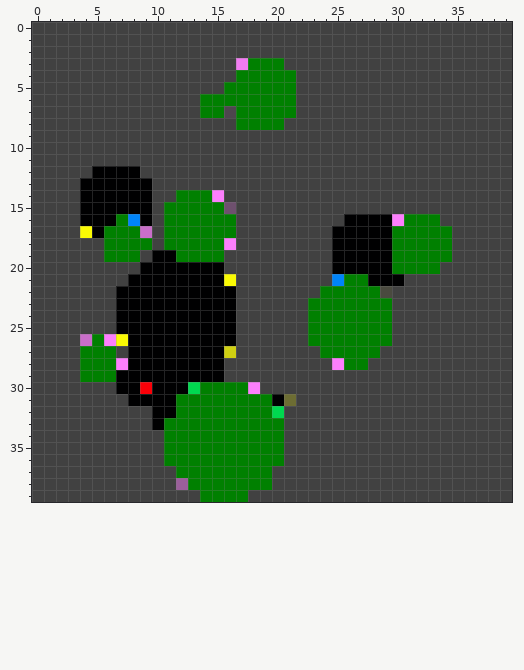
Two states of a pixel-art sprite, results/real-img.png. Above is the file before it was changed.
The file is 40x40 pixels. Colours within 5 levels of each other are drawn and written as one.
New version:
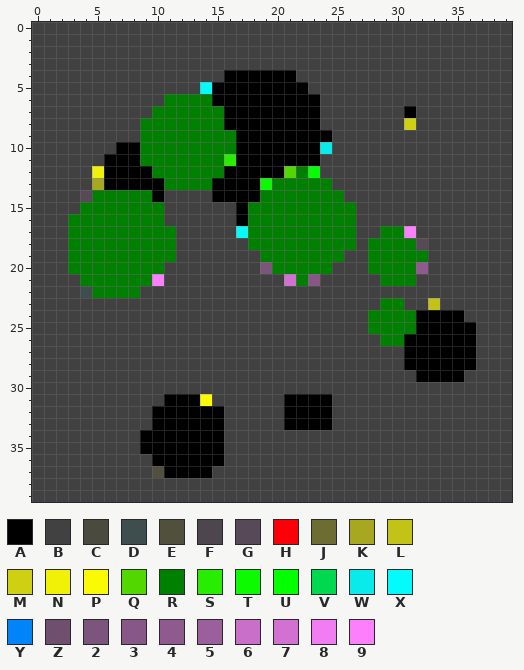
Palette (. is transparent): A #000001  B #414141  C #4a4a3f  D #3e4d4d  E #50503d  F #4e464e  G #574957  H #fa0008  J #6d6d33  K #a8a820  L #c2c217  M #d0d012  N #f1f107  P #fafa04  Q #53d700  R #008000  S #28ed00  T #0cfb00  U #04ff00  V #00d94f  W #09ebeb  X #03fbfb  Y #0084f9  Z #6e506e  2 #7b557b  3 #875887  4 #8f5b8f  5 #9b5f9b  6 #c96ec9  7 #d271d2  8 #f27cf2  9 #fc7ffc
The exact change:
y 3: x 17..20 8RRR -> BBBB
y 4: x 16..21 BRRRRR -> AAAAAA
y 5: x 14..22 BBRRRRRRB -> XAAAAAAAA
y 6: x 11..13 BBB -> RRR; x 15..23 RRRRRRRBB -> AAAAAAAAA
y 7: x 10..13 BBBB -> RRRR; x 16..23 FRRRRRBB -> AAAAAAAA; x 31 B -> A
y 8: x 9..23 BBBBBBBBRRRRBBB -> RRRRRRRAAAAAAAA; x 31 B -> M
y 9: x 9..24 BBBBBBBBBBBBBBBB -> RRRRRRRRAAAAAAAA
y 10: x 7..24 BBBBBBBBBBBBBBBBBB -> AARRRRRRRRAAAAAAAW
y 11: x 6..23 BBBBBBBBBBBBBBBBBB -> AAARRRRRRRSAAAAAAA
y 12: x 5 A -> N; x 9..23 BBBBBBBBBBBBBBB -> ARRRRRRAAAAAQRU
y 13: x 4..5 AA -> BK; x 10..24 BBBBBBBBBBBBBBB -> ARRRRAAAATRRRRR
y 14: x 4..10 AAAAAAB -> GRRRRRA; x 12..25 RRR9BBBBBBBBBB -> BBBAAAARRRRRRR
y 15: x 4..26 AAAAAABRRRRRZBBBBBBBBBB -> RRRRRRRBBBBBBARRRRRRRRR
y 16: x 3..6 BAAA -> RRRR; x 8..33 YABRRRRRRBBBBBBBBBAAAA9RRR -> RRRBBBBBBARRRRRRRRRBBBBBBB
y 17: x 3..5 BPA -> RRR; x 9..10 6B -> RR; x 12..29 RRRRRBBBBBBBBAAAAA -> BBBBBXRRRRRRRRRBBR; x 31..34 RRRR -> 9BBB
y 18: x 3..5 BBB -> RRR; x 10 B -> R; x 12..16 RRRR9 -> BBBBB; x 18..29 BBBBBBBAAAAA -> RRRRRRRRRBRR; x 32..34 RRR -> GBB
y 19: x 3..5 BBB -> RRR; x 9..15 BAARRRR -> RRRBBBB; x 19..29 BBBBBBAAAAA -> RRRRRRRBBRR; x 33..34 RR -> BB
y 20: x 3..15 BBBBBBAAAAAAA -> RRRRRRRRBBBBB; x 19..29 BBBBBBAAAAA -> 2RRRRRBBBRR; x 32..33 RR -> 4B
y 21: x 4..16 BBBBAAAAAAAAP -> RRRRRR9BBBBBB; x 21..23 BBB -> 7R3; x 25..31 YRRAAAB -> BBBBRRR
y 22: x 4..16 BBBAAAAAAAAAA -> DRRRRBBBBBBBB; x 24..29 RRRRRC -> BBBBBB
y 23: x 7..16 AAAAAAAAAA -> BBBBBBBBBB; x 23..28 RRRRRR -> BBBBBB; x 30 B -> R; x 33 B -> L
y 24: x 7..16 AAAAAAAAAA -> BBBBBBBBBB; x 23..27 RRRRR -> BBBBB; x 30..35 BBBBBB -> RRAAAA
y 25: x 7..16 AAAAAAAAAA -> BBBBBBBBBB; x 23..27 RRRRR -> BBBBB; x 30..36 BBBBBBB -> RRAAAAA
y 26: x 4..16 6R9PAAAAAAAAA -> BBBBBBBBBBBBB; x 23..28 RRRRRR -> BBBBBB; x 30..36 BBBBBBB -> RAAAAAA
y 27: x 4..6 RRR -> BBB; x 8..16 AAAAAAAAM -> BBBBBBBBB; x 24..28 RRRRR -> BBBBB; x 31..36 BBBBBB -> AAAAAA
y 28: x 4..15 RRR9AAAAAAAA -> BBBBBBBBBBBB; x 25..27 9RR -> BBB; x 31..36 BBBBBB -> AAAAAA
y 29: x 4..15 RRRAAAAAAAAA -> BBBBBBBBBBBB; x 32..35 BBBB -> AAAA
y 30: x 7..18 AAHAAAVRRRR9 -> BBBBBBBBBBBB
y 31: x 8..10 AAA -> BBB; x 12..24 RRRRRRRRAJBBB -> AAPBBBBBBAAAA
y 32: x 12..24 RRRRRRRRVBBBB -> AAAABBBBBAAAA
y 33: x 11..24 RRRRRRRRRRBBBB -> AAAAABBBBBAAAA
y 34..35: x 9..20 BBRRRRRRRRRR -> AAAAAAABBBBB
y 36: x 10..20 BRRRRRRRRRR -> AAAAAABBBBB
y 37: x 10..19 BBRRRRRRRR -> EAAAABBBBB
y 38: x 12..19 5RRRRRRR -> BBBBBBBB
y 39: x 14..17 RRRR -> BBBB
